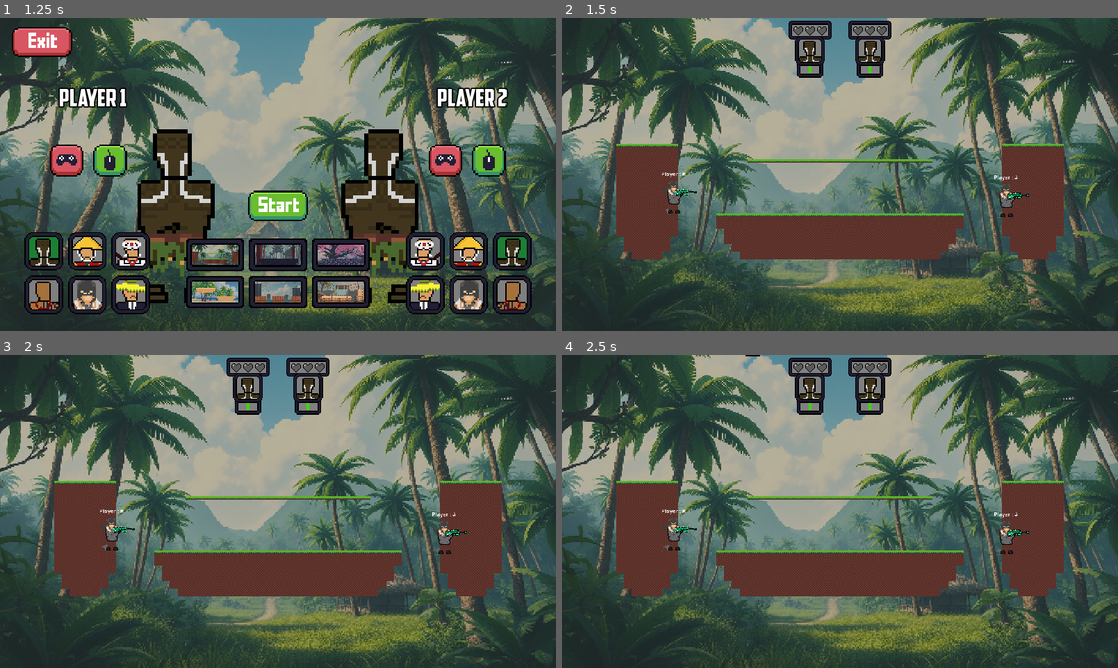
Above: before the commit, frames 1-4 (two rows, left to right).
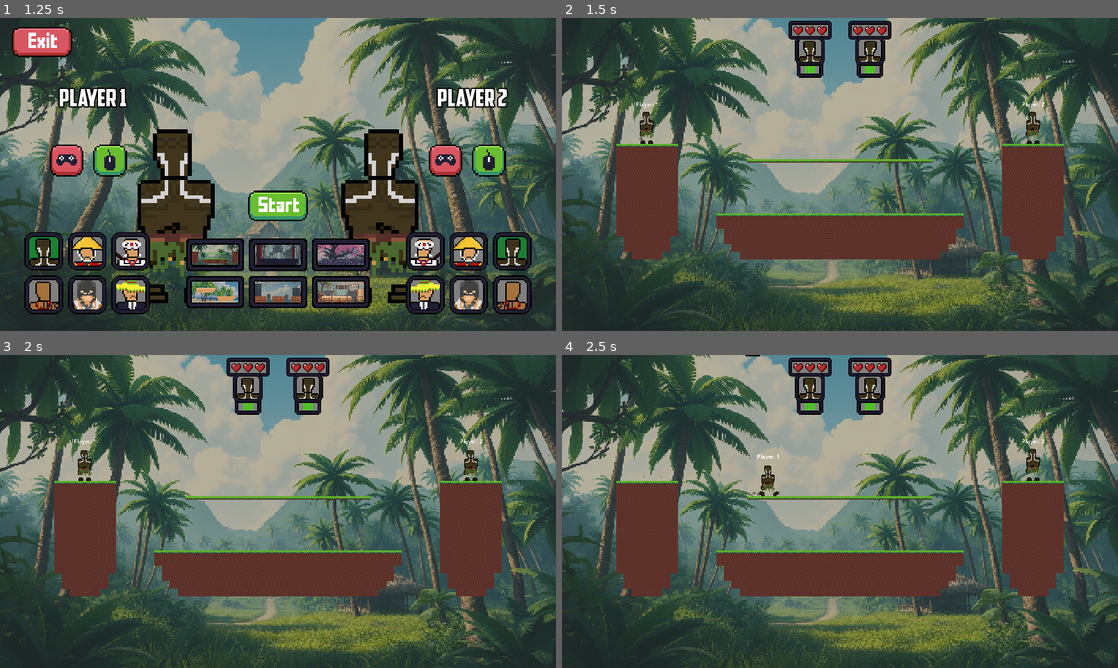
Above: after the commit, the same moments.

Repository: Erueti-Selwyn/DiVerse-Game
Game: Godot game, scene res://scenes/menu.tscn
Two runs of this game, one before a commit and one after it. Both use one fixed random seed, a clock stepped at 60 frames per second and the inputs below.
Inputs (mouse positions are in pixels of both pictures, inside the frame that each line leads up to):
- Up to frame 1 (1.25 s): click (278, 161) at 0.5 s
- Up to frame 2 (1.5 s): click (840, 205) at 1.25 s
- Up to frame 3 (2 s): no input
- Up to frame 4 (2.5 s): hold D (move_right) from 2.03 s (still down); tap H (dash) at 2.1 s; tap Space (jump) at 2.27, 2.3 s

Frame 1 is identical in both runs. In frame 2, 1.1% of the frame differs, in the area x 13-87%, y 2-64%; in frame 3, 1.1%; in frame 4, 1.1%, in the area x 14-87%, y 2-64%.
Error before the commit: Parse Error: Identifier "spawn_location_africa_1" not declared in the current scope. (res://scripts/Player.gd:87)

Commit message:
Revert "Merge branch 'main' into Erueti"
This reverts commit ddfce1cbd7d5de0ffe4a79aed39f6fb29753f42f, reversing
changes made to 1004eb3a0eb4e7afe9a72f32cc042ed8c1a67c31.

Diff:
--- a/2DFightingGodot/scenes/Level.tscn
+++ b/2DFightingGodot/scenes/Level.tscn
@@ -386,6 +386,18 @@
 scale = Vector2(10, 10)
 shape = SubResource("WorldBoundaryShape2D_iwr00")
 
+[node name="CollisionShape2D2" type="CollisionShape2D" parent="Area2D" groups=["boundary"]]
+position = Vector2(-1000, 0)
+rotation = 1.5708
+scale = Vector2(10, 10)
+shape = SubResource("WorldBoundaryShape2D_iwr00")
+
+[node name="CollisionShape2D3" type="CollisionShape2D" parent="Area2D" groups=["boundary"]]
+position = Vector2(1000, 0)
+rotation = -1.5708
+scale = Vector2(10, 10)
+shape = SubResource("WorldBoundaryShape2D_iwr00")
+
 [node name="CharacterBody2D4" parent="." instance=ExtResource("4_l5f3c")]
 position = Vector2(-345, 63)
 
--- a/2DFightingGodot/scripts/Player.gd
+++ b/2DFightingGodot/scripts/Player.gd
@@ -13,6 +13,64 @@
 
 # Nodes
 @onready var global_script = $"/root/Global"
+@onready var animated_sprite : AnimatedSprite2D = $CollisionShape2D/AnimatedSprite2D
+@onready var gun : Sprite2D = $CollisionShape2D/AnimatedSprite2D/Gun
+@onready var african_attack_collision : CollisionShape2D = $CollisionShape2D/AnimatedSprite2D/Melee/AfricanAttackCollision
+@onready var chinese_attack_collision : CollisionShape2D = $CollisionShape2D/AnimatedSprite2D/Melee/ChineseAttackCollision
+@onready var japanese_attack_collision : CollisionShape2D = $CollisionShape2D/AnimatedSprite2D/Melee/JapaneseAttackCollision
+@onready var mexican_attack_collision : CollisionShape2D = $CollisionShape2D/AnimatedSprite2D/Melee/MexicanAttackCollision
+@onready var samoan_attack_collision : CollisionShape2D = $CollisionShape2D/AnimatedSprite2D/Melee/SamoanAttackCollision
+@onready var viking_attack_collision : CollisionShape2D = $CollisionShape2D/AnimatedSprite2D/Melee/VikingAttackCollision
+@onready var gun_sprite : Sprite2D = $"CollisionShape2D/AnimatedSprite2D/Gun"
+@onready var player_label : Label = $"Label"
+@onready var muzzle_flash : CPUParticles2D = $CollisionShape2D/AnimatedSprite2D/Gun/Marker2D/MuzzleFlashPistol
+@onready var bullet_marker : Marker2D = $CollisionShape2D/AnimatedSprite2D/Gun/Marker2D
+@onready var walk_particle : CPUParticles2D= $CollisionShape2D/AnimatedSprite2D/WalkParticle
+@onready var spawn_location_africa_1 : Marker2D = $"../SpawnLocationAfrica1"
+@onready var spawn_location_africa_2 : Marker2D = $"../SpawnLocationAfrica2"
+@onready var spawn_location_china_1 : Marker2D = $"../SpawnLocationChina1"
+@onready var spawn_location_china_2 : Marker2D = $"../SpawnLocationChina2"
+@onready var spawn_location_japan_1 : Marker2D = $"../SpawnLocationJapan1"
+@onready var spawn_location_japan_2 : Marker2D = $"../SpawnLocationJapan2"
+@onready var spawn_location_samoa_1 : Marker2D = $"../SpawnLocationSamoa1"
+@onready var spawn_location_samoa_2 : Marker2D = $"../SpawnLocationSamoa2"
+@onready var spawn_location_mexico_1 : Marker2D = $"../SpawnLocationMexico1"
+@onready var spawn_location_mexico_2 : Marker2D = $"../SpawnLocationMexico2"
+@onready var spawn_location_viking_1 : Marker2D = $"../SpawnLocationViking1"
+@onready var spawn_location_viking_2 : Marker2D = $"../SpawnLocationViking2"
+@onready var win_text : Label = $"../WinText"
+@onready var fall_particle : CPUParticles2D = $"../fallSplashParticle"
+@onready var kill_particle : CPUParticles2D = $"../killParticle"
+@onready var damage_number_origin : Node2D = $CollisionShape2D/AnimatedSprite2D/DamageNumberOrigin
+@onready var dash_audio_player : AudioStreamPlayer2D = $"DashAudioPlayer"
+@onready var death_audio_player : AudioStreamPlayer2D= $"DeathAudioPlayer"
+@onready var hit_marker_audio_player : AudioStreamPlayer2D = $"HitMarkerAudioPlayer"
+@onready var jump_audio_player : AudioStreamPlayer2D = $"JumpAudioPlayer"
+@onready var landing_audio_player : AudioStreamPlayer2D = $LandingAudioPlayer
+@onready var pistol_bullet_audio_player : AudioStreamPlayer2D = $"PistolBulletAudioPlayer"
+@onready var sniper_bullet_audio_player : AudioStreamPlayer2D = $"SniperBulletAudioPlayer"
+@onready var walking_audio_player : AudioStreamPlayer2D = $"WalkingAudioPlayer"
+@onready var weapon_pick_up_audio_player : AudioStreamPlayer2D = $"WeaponPickupAudioPlayer"
+@onready var weapon_swing_audio_player : AudioStreamPlayer2D = $"WeaponSwingAudioPlayer"
+
+# Movement variables
+const MAX_SPEED : int= 450
+const ACCELERATION : int = 120
+const ATTACKING_ACCELERATION : int = 60
+const MAX_FRICTION : int = 225
+const FRICTION : int = 30
+const JUMP_HEIGHT : int = 600
+const GRAVITY : int = 30
+const MAX_GRAVITY : int = 1000
+const MAX_DOUBLE_JUMPS : int = 3
+const WALL_SLIDE_ACCELERATION : int = 10
+const MAX_WALL_SLIDE_SPEED : int = 40
+var on_wall : bool = false
+var double_jumps: int = 0
+var dash_direction : float = 0
+var dash_amount : int = 1
+var current_dash_amount : int = 0
+var can_dash : bool= true
 var dashing : bool= false
 var dash_speed : int = 1250
 var was_falling : bool = false
